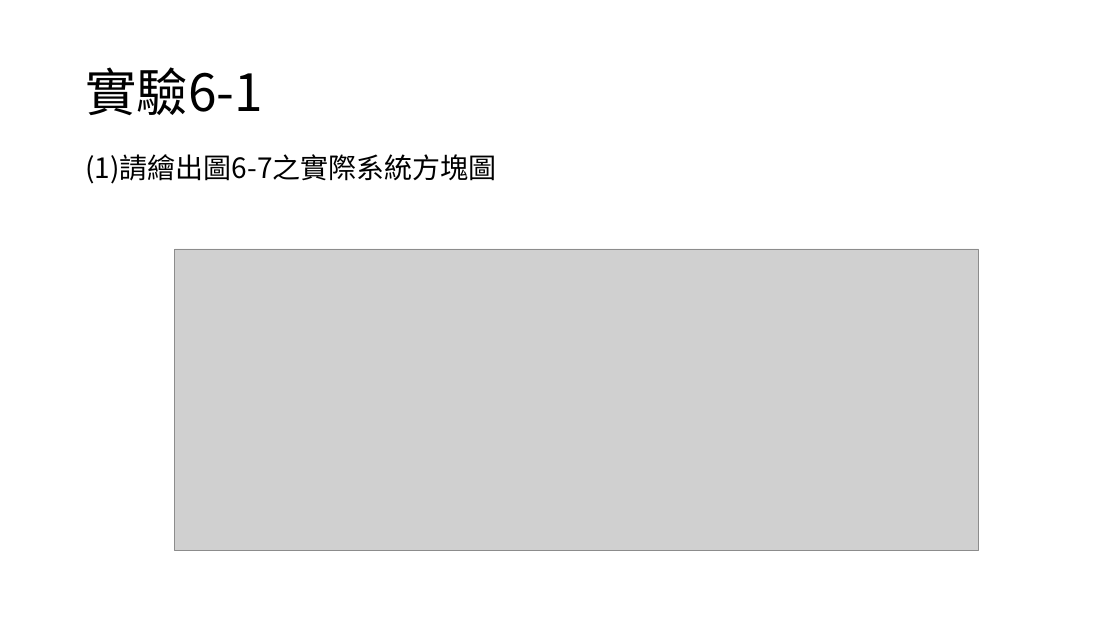
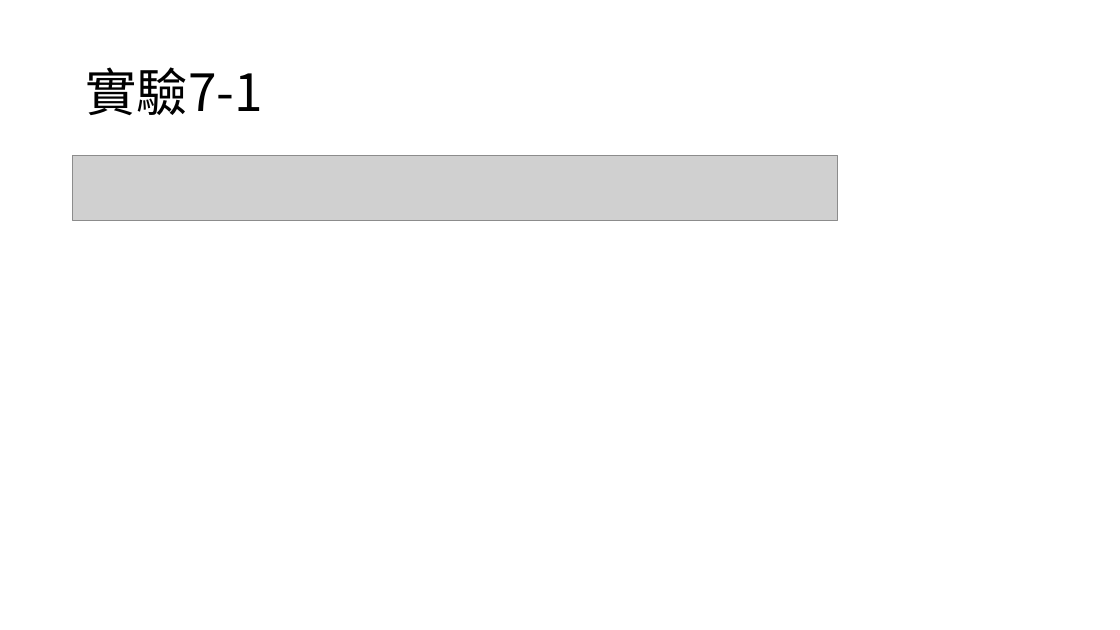
Before and after one commit to yeyi58095/control_lab, a slide deck: slide 2 of 實驗七/presentation/實驗七_第二組_葉彥辰_郭亮佑_蘇昱嘉.pptx. Drawn at 1120x630 pixels with LibreOffice and Linux fonts; fonts in the diff are those of the drawing; grey boxes stand for pictures. Boxes give left, top, right and bottom in pixels: in the first picture for what was removed or moved away, otherwise in the second. Text is boxed around its words. In the diff, an @@ line names an element or a change of style, - is before the commit and + after.

Commit message:
pre-ppt

```diff
--- a/實驗七/presentation/實驗七_第二組_葉彥辰_郭亮佑_蘇昱嘉.pptx
+++ b/實驗七/presentation/實驗七_第二組_葉彥辰_郭亮佑_蘇昱嘉.pptx
@@ title at [85,67,263,115]: text changed @@
-實驗6-1
+實驗7-1
@@ picture added at [72,155,839,220] @@
@@ text removed at [85,154,496,184] @@
-(1)請繪出圖6-7之實際系統方塊圖
@@ picture removed at [175,249,979,550] @@
```
Also in this commit, not shown: 2 other slides changed, 9 slides removed.
